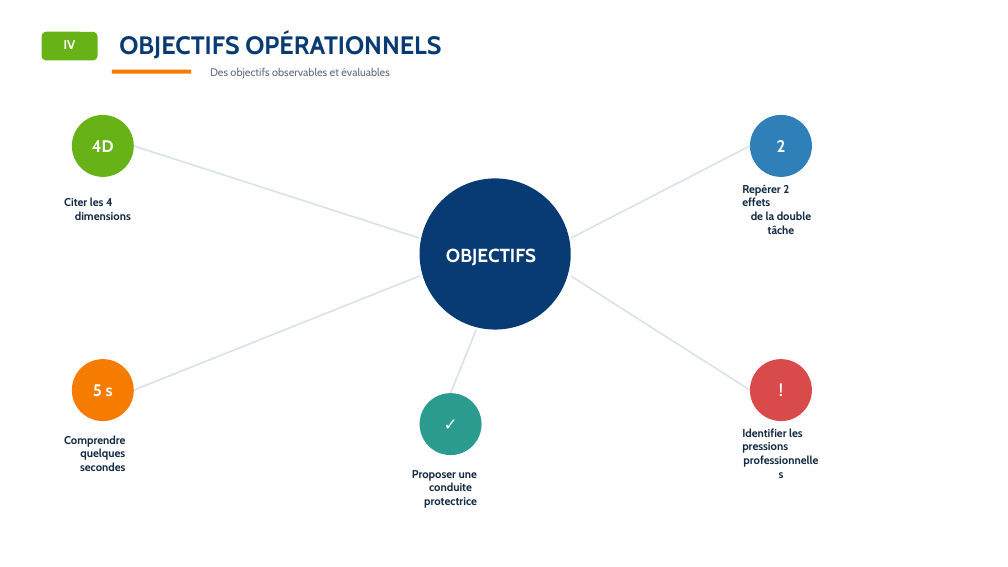
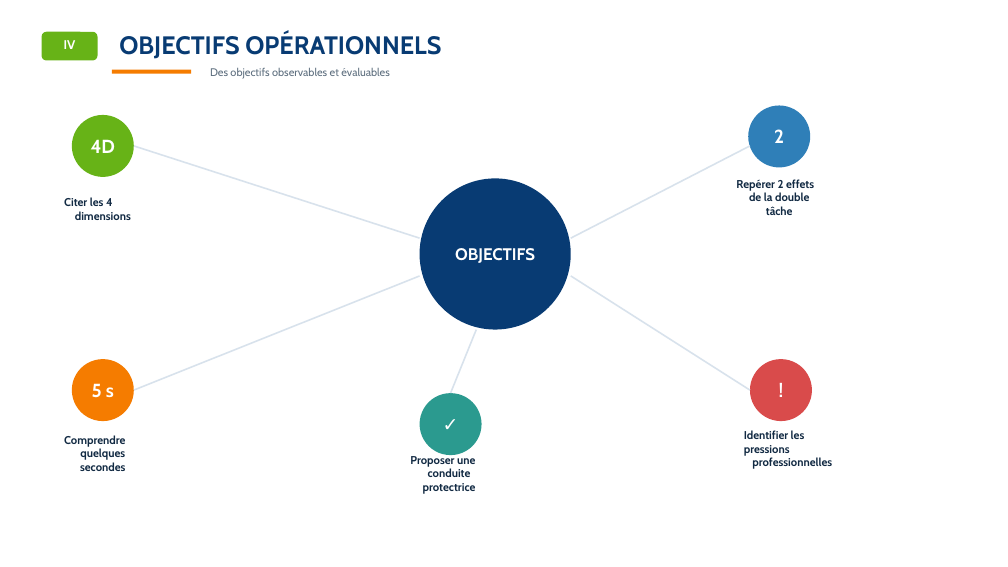
Before and after one commit to SamEva-dev/Memoir-TP-ECSR, a slide deck: slide 8 of Memoire_presentation.pptx. Drawn at 1008x567 pixels with LibreOffice and Linux fonts; fonts in the diff are those of the drawing; background and template pictures are left out. Boxes give left, top, right and bottom in pixels: in the first picture for what was removed or moved away, otherwise in the second. Text is boxed around its words. In the diff, an @@ line names an element or a change of style, - is before the commit and + after.

```diff
--- a/Memoire_presentation.pptx
+++ b/Memoire_presentation.pptx
@@ ellipse "2" resized from (x1=777, y1=140, x2=786, y2=152) to (x1=749, y1=106, x2=811, y2=168) @@
@@ ellipse "2" at (x1=749, y1=106, x2=811, y2=168): size 16 to 18 pt; fill none to #2F7FB8 @@
@@ ellipse removed at (x1=750, y1=115, x2=812, y2=177) @@
@@ text "Repérer 2 effets de la ..." rewrapped from (x1=742, y1=185, x2=811, y2=234) to (x1=736, y1=179, x2=814, y2=215) @@
@@ text removed at (x1=446, y1=248, x2=536, y2=266) @@
-OBJECTIFS
@@ text in ellipse at (x1=455, y1=248, x2=535, y2=263): text added @@
+OBJECTIFS
@@ text "Proposer une conduite protectrice" moved from (x1=412, y1=470, x2=477, y2=508) to (x1=410, y1=454, x2=476, y2=494) @@
@@ text "Identifier les pressions professionnelles" rewrapped from (x1=742, y1=428, x2=803, y2=453) to (x1=744, y1=430, x2=832, y2=469) @@
```
Also in this commit, not shown: 8 other slides changed, 11 other files.
